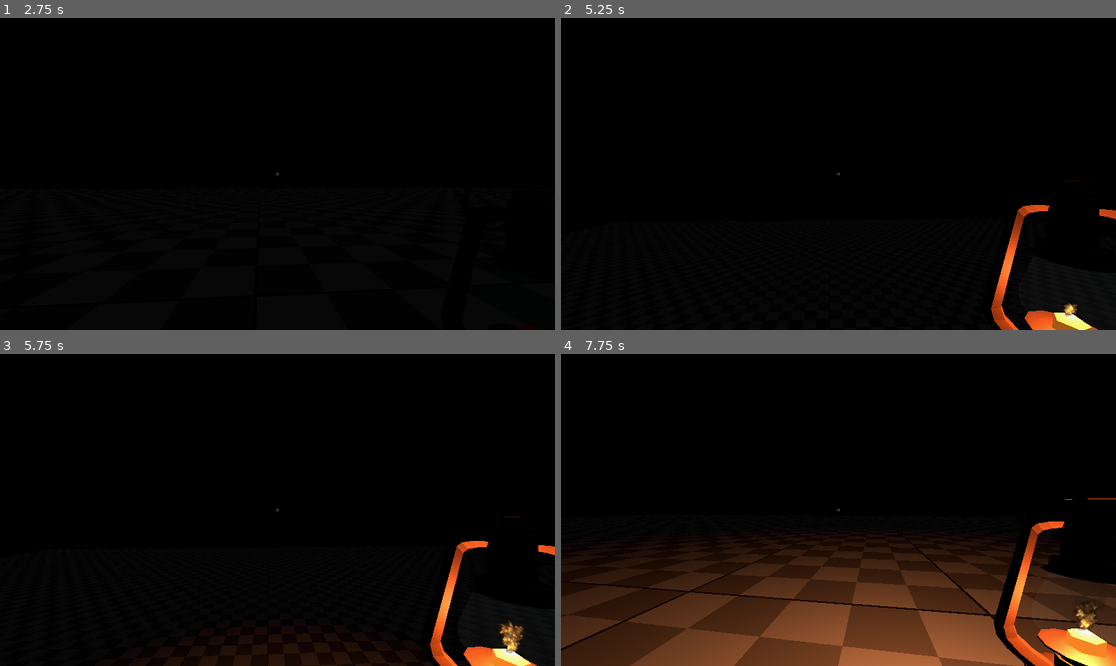
Above: before the commit, frames 1-4 (two rows, left to right).
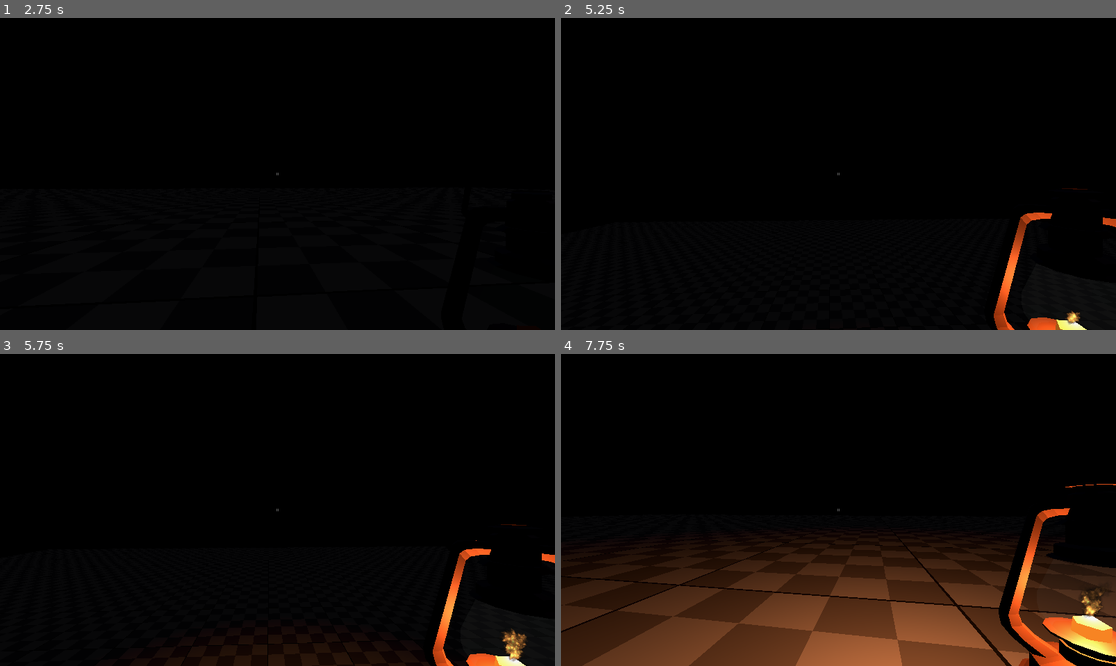
Above: after the commit, the same moments.

Repository: Aaron-Massey/untitledMazeGame
Game: Godot game, scene res://main.tscn
Two runs of this game, one before a commit and one after it. Both use one fixed random seed, a clock stepped at 60 frames per second and the inputs below.
Inputs (mouse positions are in pixels of both pictures, inside the frame that each line leads up to):
- Up to frame 1 (2.75 s): move the mouse to (305, 174) at 0.52 s; hold W (move_up) from 0.53 s (still down); click (305, 174) at 0.6 s; tap Space (jump) at 0.77, 1.52 s; move the mouse to (249, 174) at 1.27 s; tap E (interact) at 1.35 s; move the mouse to (288, 167) at 2.02 s; tap Q (lantern) at 2.1 s
- Up to frame 2 (5.25 s): keep holding W (move_up); tap Enter at 2.75 s; move the mouse to (832, 180) at 2.77 s; tap Shift (move_sprint) at 2.85 s; tap Space (jump) at 3.02, 3.77, 4.52 s; move the mouse to (877, 177) at 3.52 s; click (877, 177) at 3.6 s; tap R (debug_reset) at 4.25, 5 s; move the mouse to (794, 170) at 4.27 s; tap E (interact) at 4.35 s; move the mouse to (844, 174) at 5.02 s; tap Q (lantern) at 5.1 s
- Up to frame 3 (5.75 s): keep holding W (move_up)
- Up to frame 4 (7.75 s): move the mouse to (816, 503) at 5.77 s; release W (move_up) at 5.78 s; hold D (move_right) 5.78-6.53 s; tap Shift (move_sprint) at 5.85 s; tap Space (jump) at 6.02, 6.77, 7.52 s; move the mouse to (866, 510) at 6.52 s; hold W (move_up) from 6.53 s (still down); click (866, 510) at 6.6 s; move the mouse to (810, 510) at 7.27 s; tap E (interact) at 7.35 s

Frame 1 is identical in both runs. In frame 2, 1.6% of the frame differs, in the area x 77-100%, y 52-100%; in frame 3, 1.8%; in frame 4, 15%, in the area x 0-100%, y 41-100%.

Commit message:
Tweaked acceleration values

Diff:
--- a/assets/maps/test_map.gd
+++ b/assets/maps/test_map.gd
@@ -2,6 +2,7 @@
 
 @onready var world_env = $WorldEnvironment
 
+## Enables full bright for devs
 @export var dev_full_bright: bool = false:
 	set(value):
 		dev_full_bright = value
--- a/assets/playerCharacter/character.gd
+++ b/assets/playerCharacter/character.gd
@@ -34,7 +34,7 @@
 ## Multiplier applied to top_speed when sprinting (e.g., 1.5 = 50% faster)
 @export var sprint_speed_multiplier: float = 2
 ## How quickly the character accelerates when starting to sprint
-@export var sprint_acceleration: float = 5
+@export var sprint_acceleration: float = 60
 ## If true, sprint input toggles on/off. If false, sprint must be held.
 @export var sprint_toggle_mode: bool = false
 ## The maximum stamina the character can have
Not shown: 1 places in main.tscn that only renumber resources
